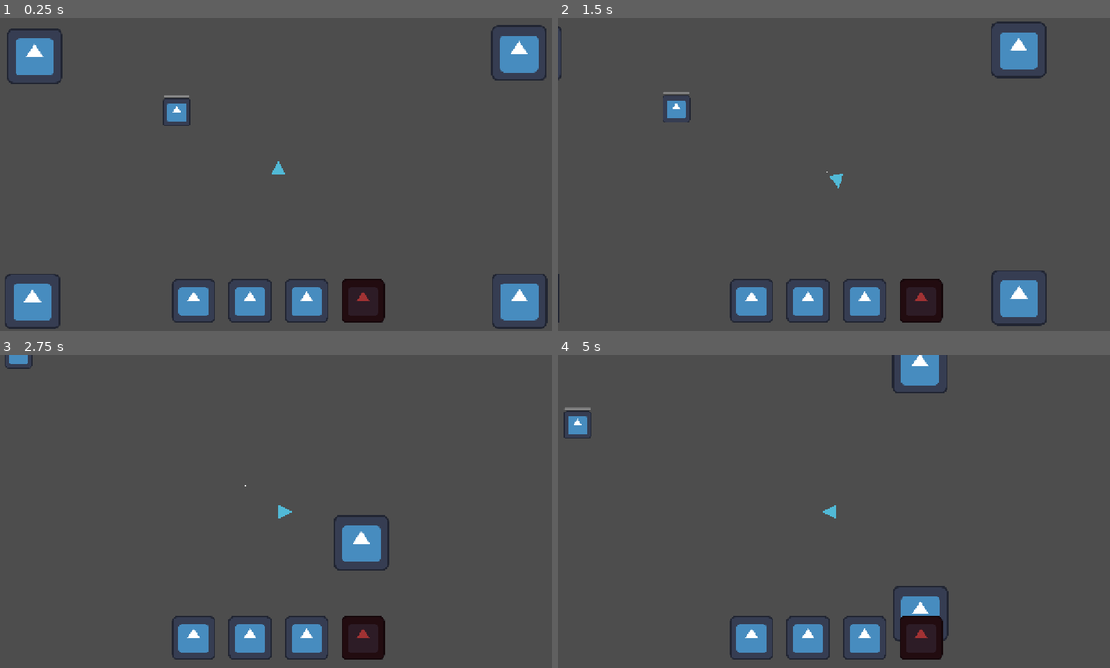
Above: before the commit, frames 1-4 (two rows, left to right).
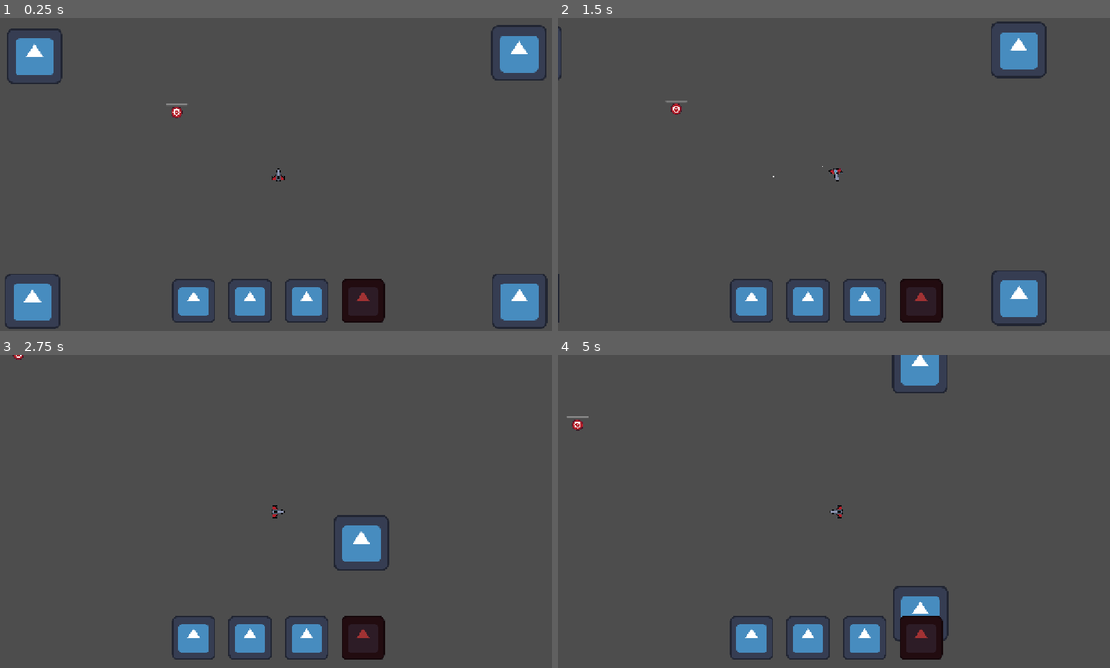
Above: after the commit, the same moments.

Repository: symbol24/shmup_roguelite
Game: Godot game, scene res://Scene/Levels/level.tscn
Two runs of this game, one before a commit and one after it. Both use one fixed random seed, a clock stepped at 60 frames per second and the inputs below. The engine's default icon, where the game draws it, is replaced by a stand-in: a white triangle on a blue panel in a dark square.
Inputs:
- Up to frame 1 (0.25 s): no input
- Up to frame 2 (1.5 s): tap Enter at 0.5 s; hold D (right) 0.53-1.28 s; hold S (down) from 1.28 s (still down)
- Up to frame 3 (2.75 s): release S (down) at 2.03 s; hold D (right) from 2.03 s (still down)
- Up to frame 4 (5 s): release D (right) at 2.78 s; hold W (up) 2.78-3.53 s; hold A (left) from 3.53 s (still down)

The runs differ from the first frame. In frame 1, 0.4% of the frame differs, in the area x 29-52%, y 24-53%; in frame 2, 0.3%; in frame 3, 0.2%; in frame 4, 0.4%.

Commit message:
add test sprites
Added test sprites for the heck of it on some things.

Diff:
--- a/Data/Ships/PelletShip/pellet_ship_base_attack_data.tres
+++ b/Data/Ships/PelletShip/pellet_ship_base_attack_data.tres
@@ -15,6 +15,7 @@
 proj_crit_damage = 0.2
 proj_damage_type = 0
 proj_sub_damage_types = Array[int]([])
+proj_pierce_count = 1.0
 speed = 750.0
 life_time_distance = 150000.0
 length = 100.0
--- a/Scene/Projectile/pellet.tscn
+++ b/Scene/Projectile/pellet.tscn
@@ -1,10 +1,10 @@
 [gd_scene load_steps=4 format=3 uid="uid://dmo1du4xhvb28"]
 
-[ext_resource type="Texture2D" uid="uid://di7vgrdu84bu6" path="res://icon.svg" id="1_3vvk7"]
-[ext_resource type="Script" uid="uid://p5fdl7f2epib" path="res://Code/Projectiles/projectile.gd" id="1_sc7jd"]
+[ext_resource type="Script" path="res://Code/Projectiles/projectile.gd" id="1_sc7jd"]
+[ext_resource type="Texture2D" uid="uid://dwn65l6w57o72" path="res://Scene/Ship/bullet01.png" id="2_qcddg"]
 
 [sub_resource type="RectangleShape2D" id="RectangleShape2D_sc7jd"]
-size = Vector2(12, 26)
+size = Vector2(6, 10)
 
 [node name="Pellet" type="Area2D"]
 collision_layer = 4
@@ -15,5 +15,5 @@
 shape = SubResource("RectangleShape2D_sc7jd")
 
 [node name="Icon" type="Sprite2D" parent="."]
-scale = Vector2(0.1, 0.2)
-texture = ExtResource("1_3vvk7")
+texture_filter = 1
+texture = ExtResource("2_qcddg")
--- a/Scene/Ship/pellet_ship.tscn
+++ b/Scene/Ship/pellet_ship.tscn
@@ -1,19 +1,17 @@
 [gd_scene load_steps=14 format=3 uid="uid://c8d4yp471gdr7"]
 
-[ext_resource type="Script" uid="uid://yivjwni6uhmx" path="res://Code/Ship/ship.gd" id="1_afwi4"]
+[ext_resource type="Script" path="res://Code/Ship/ship.gd" id="1_afwi4"]
 [ext_resource type="TileSet" uid="uid://26cpr7etcqo4" path="res://Data/grey_box_tilesettres.tres" id="2_14yri"]
 [ext_resource type="Resource" uid="uid://cqqepywdw7fiu" path="res://Data/Ships/PelletShip/pellet_ship.tres" id="2_t81sj"]
-[ext_resource type="Script" uid="uid://8oam15xcqxtn" path="res://Code/Ship/Actions/projectile_shoot.gd" id="5_4j5kp"]
-[ext_resource type="Script" uid="uid://dvoaacw3d7vv" path="res://Code/Ship/Actions/PelletShip/pellet_ship_move.gd" id="5_ds8ke"]
+[ext_resource type="Script" path="res://Code/Ship/Actions/projectile_shoot.gd" id="5_4j5kp"]
+[ext_resource type="Script" path="res://Code/Ship/Actions/PelletShip/pellet_ship_move.gd" id="5_ds8ke"]
 [ext_resource type="PackedScene" uid="uid://chm8wai143wsn" path="res://Scene/Utilities/hit_box.tscn" id="5_kawgw"]
 [ext_resource type="Resource" uid="uid://bcyf06bxbyug2" path="res://Data/Ships/PelletShip/pellet_ship_base_attack_data.tres" id="7_wg1hv"]
-[ext_resource type="Script" uid="uid://8dm7out4apnk" path="res://Code/Ship/Actions/PelletShip/boost.gd" id="8_arw5c"]
+[ext_resource type="Script" path="res://Code/Ship/Actions/PelletShip/boost.gd" id="8_arw5c"]
 [ext_resource type="Resource" uid="uid://qcri4mle0d5e" path="res://Data/Ships/PelletShip/pellet_ship_missle_barrage_data.tres" id="9_7emw8"]
 [ext_resource type="Resource" uid="uid://tlhlkho72uwm" path="res://Data/Ships/PelletShip/pellet_ship_boost_data.tres" id="9_ds8ke"]
 [ext_resource type="Resource" uid="uid://c53nncy5dnedp" path="res://Data/Ships/PelletShip/pellet_ship_mines_data.tres" id="10_6qb6b"]
-
-[sub_resource type="ConvexPolygonShape2D" id="ConvexPolygonShape2D_p3gfm"]
-points = PackedVector2Array(-16, 0, 16, 0, 0, -32)
+[ext_resource type="Texture2D" uid="uid://bnmhdykdivwov" path="res://Scene/Ship/ship01_spritesheet.png" id="12_b562i"]
 
 [sub_resource type="CircleShape2D" id="CircleShape2D_kawgw"]
 
@@ -28,10 +26,11 @@
 
 [node name="play_camera" type="Camera2D" parent="." groups=["play_camera"]]
 
-[node name="move_collider" type="CollisionShape2D" parent="."]
-shape = SubResource("ConvexPolygonShape2D_p3gfm")
+[node name="move_collider" type="CollisionPolygon2D" parent="."]
+polygon = PackedVector2Array(0, -15, 15, 14, -15, 14)
 
 [node name="TileMapLayer" type="TileMapLayer" parent="."]
+visible = false
 tile_map_data = PackedByteArray(0, 0, 255, 255, 254, 255, 0, 0, 19, 0, 21, 0, 0, 0, 255, 255, 255, 255, 0, 0, 19, 0, 22, 0, 0, 0, 0, 0, 254, 255, 0, 0, 20, 0, 21, 0, 0, 0, 0, 0, 255, 255, 0, 0, 20, 0, 22, 0, 0, 0)
 tile_set = ExtResource("2_14yri")
 
@@ -40,10 +39,10 @@
 collision_mask = 16
 
 [node name="hit_collider" parent="HitBox" index="0"]
-position = Vector2(0, -10)
 shape = SubResource("CircleShape2D_kawgw")
 
 [node name="CPUParticles2D" type="CPUParticles2D" parent="."]
+position = Vector2(0, 16)
 gravity = Vector2(0, 0)
 
 [node name="PelletShipMove" type="Node2D" parent="."]
@@ -57,11 +56,11 @@
 
 [node name="bullet_spawn_1" type="Marker2D" parent="BaseAttack"]
 unique_name_in_owner = true
-position = Vector2(12, -27)
+position = Vector2(14, 2)
 
 [node name="bullet_spawn_2" type="Marker2D" parent="BaseAttack"]
 unique_name_in_owner = true
-position = Vector2(-12, -27)
+position = Vector2(-14, 2)
 
 [node name="MissileBarrage_SecondaryAttack" type="Node2D" parent="." node_paths=PackedStringArray("spawn_points")]
 script = ExtResource("5_4j5kp")
@@ -70,11 +69,11 @@
 
 [node name="missile_spawn_1" type="Marker2D" parent="MissileBarrage_SecondaryAttack"]
 unique_name_in_owner = true
-position = Vector2(12, -27)
+position = Vector2(14, 2)
 
 [node name="missile_spawn_2" type="Marker2D" parent="MissileBarrage_SecondaryAttack"]
 unique_name_in_owner = true
-position = Vector2(-12, -27)
+position = Vector2(-14, 2)
 
 [node name="Boost_Movement_Option" type="Node2D" parent="."]
 script = ExtResource("8_arw5c")
@@ -88,4 +87,7 @@
 [node name="mine_point" type="Marker2D" parent="Mines_Defensive_Option"]
 position = Vector2(0, 4)
 
+[node name="ShipSprite" type="Sprite2D" parent="."]
+texture = ExtResource("12_b562i")
+
 [editable path="HitBox"]
--- a/Scene/Stuff/target.tscn
+++ b/Scene/Stuff/target.tscn
@@ -1,14 +1,14 @@
 [gd_scene load_steps=6 format=3 uid="uid://c7t5se1mt37bc"]
 
-[ext_resource type="Texture2D" uid="uid://di7vgrdu84bu6" path="res://icon.svg" id="1_4lywa"]
-[ext_resource type="Script" uid="uid://cr15h1348hkq3" path="res://Code/Stuff/target.gd" id="1_q2xcy"]
-[ext_resource type="Script" uid="uid://2chbv1gcgea1" path="res://Code/Utilities/hit_box.gd" id="2_a5cam"]
+[ext_resource type="Script" path="res://Code/Stuff/target.gd" id="1_q2xcy"]
+[ext_resource type="Texture2D" uid="uid://yhyt6dfs4gim" path="res://Scene/Stuff/target_spritesheet.png" id="2_4pitt"]
+[ext_resource type="Script" path="res://Code/Utilities/hit_box.gd" id="2_a5cam"]
 
 [sub_resource type="CircleShape2D" id="CircleShape2D_4lywa"]
-radius = 32.0156
+radius = 14.0
 
 [sub_resource type="CircleShape2D" id="CircleShape2D_q2xcy"]
-radius = 31.0
+radius = 14.0357
 
 [node name="target" type="StaticBody2D"]
 collision_layer = 9
@@ -19,8 +19,7 @@
 shape = SubResource("CircleShape2D_4lywa")
 
 [node name="Sprite2D" type="Sprite2D" parent="."]
-scale = Vector2(0.5, 0.5)
-texture = ExtResource("1_4lywa")
+texture = ExtResource("2_4pitt")
 
 [node name="HitBox" type="Area2D" parent="."]
 collision_layer = 8
@@ -35,9 +34,13 @@
 [node name="hp_bar" type="ProgressBar" parent="."]
 unique_name_in_owner = true
 custom_minimum_size = Vector2(50, 3)
-offset_left = -30.0
-offset_top = -39.0
-offset_right = 30.0
-offset_bottom = -35.0
+anchors_preset = 5
+anchor_left = 0.5
+anchor_right = 0.5
+offset_left = -25.0
+offset_top = -20.0
+offset_right = 25.0
+offset_bottom = -16.0
+grow_horizontal = 2
 max_value = 1.0
 show_percentage = false
--- a/project.godot
+++ b/project.godot
@@ -11,8 +11,8 @@
 [application]
 
 config/name="shmup_roguelite"
-run/main_scene="uid://cage0tp3burol"
-config/features=PackedStringArray("4.4", "GL Compatibility")
+run/main_scene="res://Scene/Levels/level.tscn"
+config/features=PackedStringArray("4.3", "GL Compatibility")
 config/icon="res://icon.svg"
 
 [autoload]
Not shown: 1 places in Data/Ships/PelletShip/pellet_ship_base_attack_data.tres that only renumber resources
Not shown: 1 places in Data/Ships/PelletShip/pellet_ship_missle_barrage_data.tres that only renumber resources
Not shown: 1 places in Scene/Levels/level.tscn that only renumber resources
Not shown: 1 places in Scene/Projectile/pellet_ship_missile.tscn that only renumber resources
Binary file added: Scene/Ship/bullet01.png
Not shown, added: Scene/Ship/bullet01.png.import
Binary file added: Scene/Ship/ship01_spritesheet.png
Not shown, added: Scene/Ship/ship01_spritesheet.png.import
Binary file added: Scene/Stuff/target_spritesheet.png
Not shown, added: Scene/Stuff/target_spritesheet.png.import
